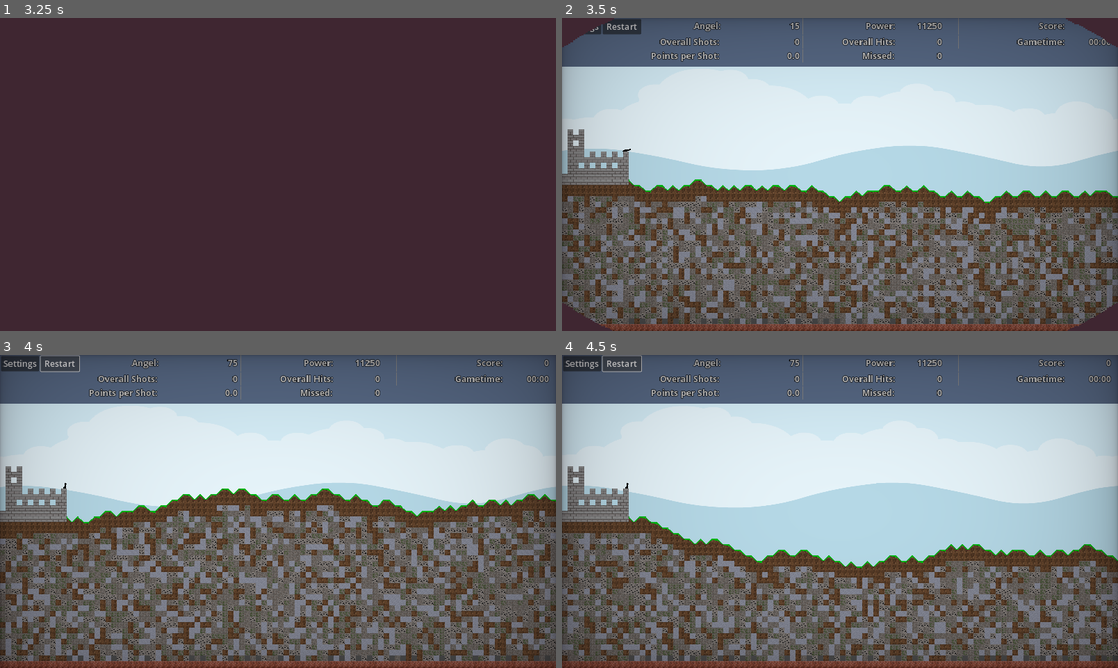
Above: before the commit, frames 1-4 (two rows, left to right).
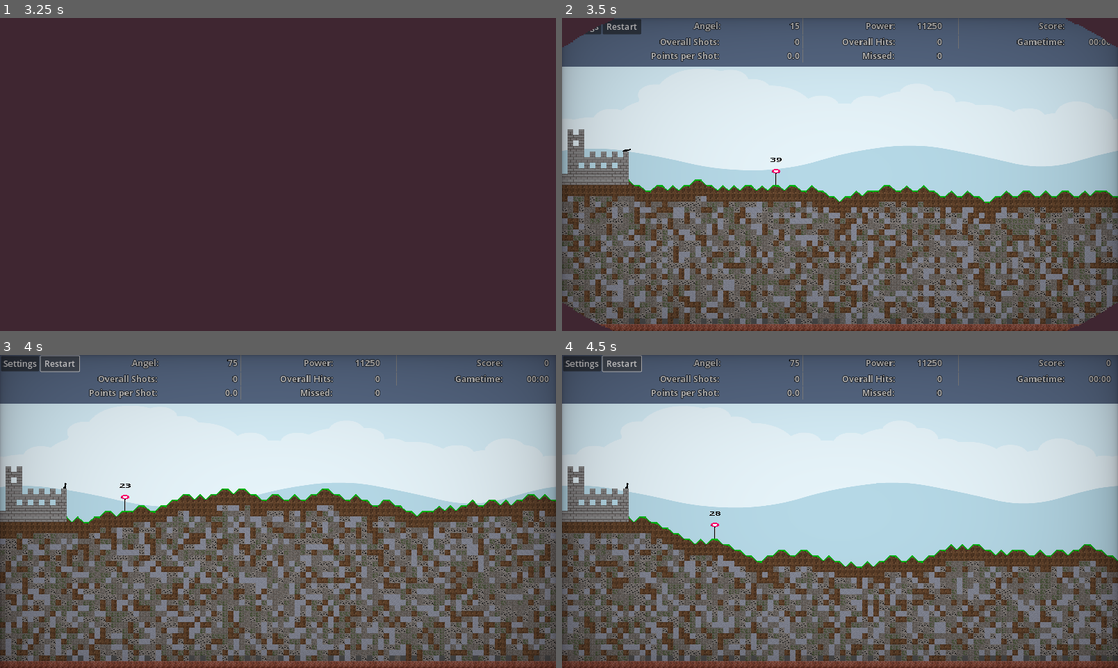
Above: after the commit, the same moments.

Repository: Coding-4Fun/Just4Fun_Mini_Shootergame
Game: Godot game, scene res://UI/MainMenuUI/MainMenuUI.tscn
Two runs of this game, one before a commit and one after it. Both use one fixed random seed, a clock stepped at 60 frames per second and the inputs below.
Inputs:
- Up to frame 1 (3.25 s): click "Play" at 0.5 s; click "Max Play Time" at 1.25 s; click "Max Play Time" at 2 s; click "Start Game" at 2.75 s
- Up to frame 2 (3.5 s): no input
- Up to frame 3 (4 s): click "Restart" at 3.5 s
- Up to frame 4 (4.5 s): click "Restart" at 4.25 s

Frame 1 is identical in both runs. In frame 2, less than 0.1% of the frame differs, in the area x 37-40%, y 44-54%; in frame 3, less than 0.1%; in frame 4, less than 0.1%, in the area x 26-29%, y 50-59%.

Commit message:
Fix: Creation on new grastiles

Diff:
--- a/DummyTarget/DummyTargetGroupNode.gd
+++ b/DummyTarget/DummyTargetGroupNode.gd
@@ -25,7 +25,7 @@
 
 	for y in range(0, Preloads.Map.world_tiles_y-1):
 		var tid = Preloads.Map.get_cell_source_id(0,Vector2i(randtile, y))
-		if tid == 0:
+		if tid == 8:
 			tile_coord = Vector2i(randtile, y)
 #			print("Tile: %s" % str(tile_coord))
 			break
